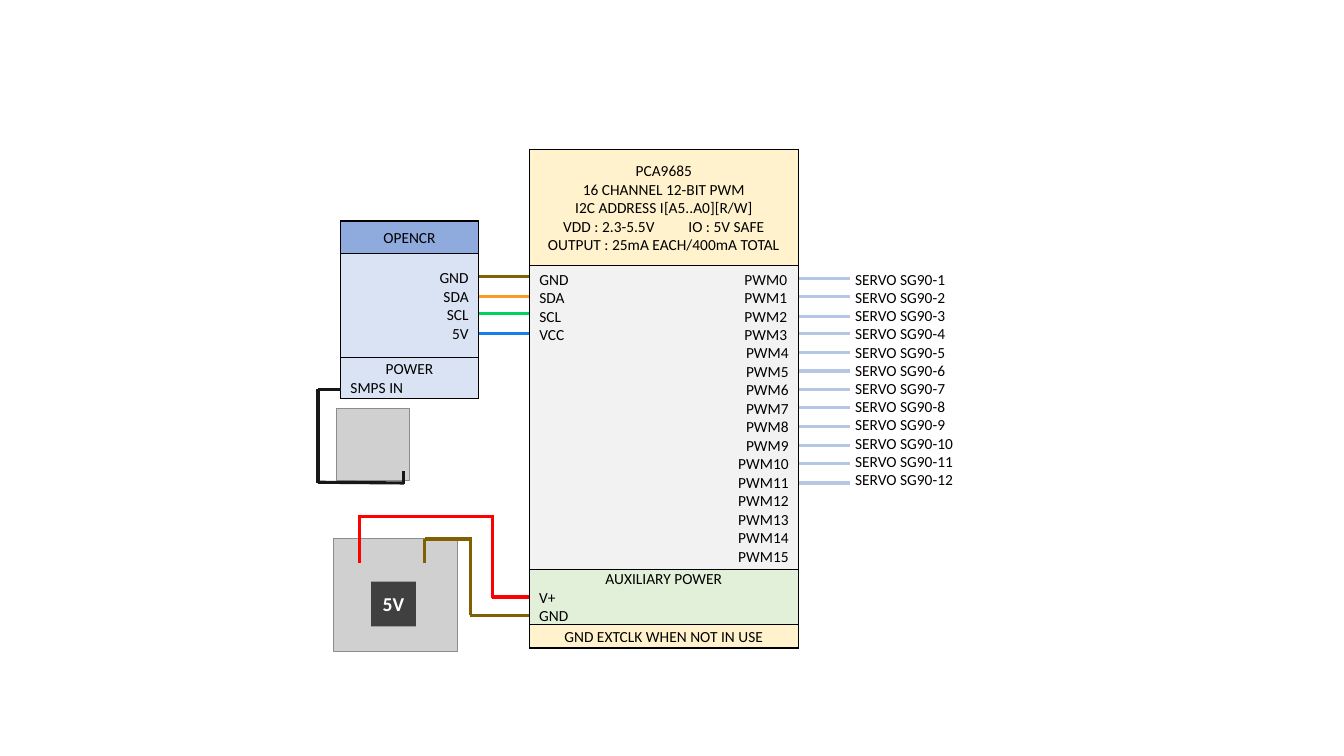
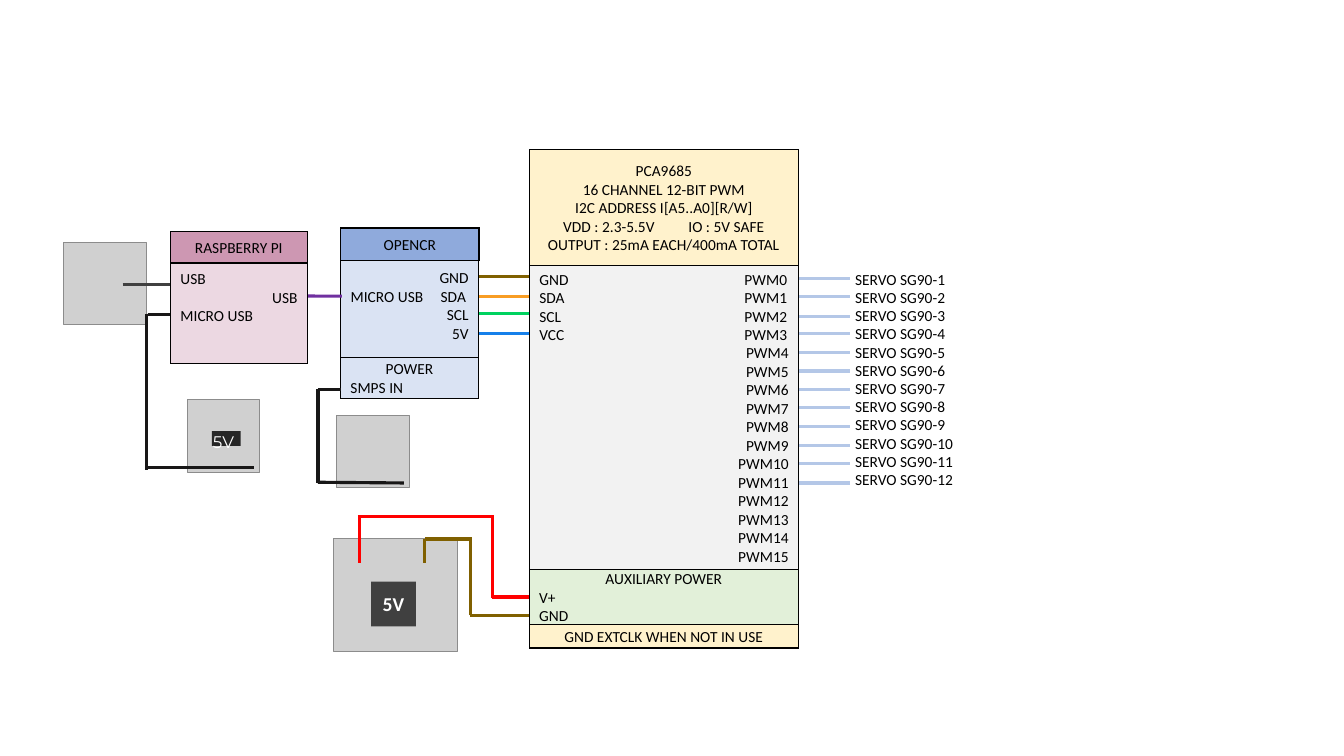
Before and after one commit to EnphantProdyge/S4H2021-SLIRUS, a slide deck: slide 1 of Electrics/Schéma_électrique.pptx. Drawn at 1344x756 pixels with LibreOffice and Linux fonts; fonts in the diff are those of the drawing; grey boxes stand for pictures. Boxes give left, top, right and bottom in pixels: in the first picture for what was removed or moved away, otherwise in the second. Text is boxed around its words. In the diff, an @@ line names an element or a change of style, - is before the commit and + after.

```diff
--- a/Electrics/Schéma_électrique.pptx
+++ b/Electrics/Schéma_électrique.pptx
@@ rectangle added at (170, 231, 308, 363), fill #ECD8E2, outline #000000 1 pt, 11 pt, text #000000 @@
+USB
+USB
+MICRO USB
@@ rectangle added at (170, 231, 308, 262), fill #CD97B2, outline #000000 1 pt, 11 pt, text #000000 @@
+RASPBERRY PI
@@ rectangle "OPENCR": place and size @@
-rectangle "OPENCR" at (341, 221, 479, 253)
+rectangle "OPENCR" at (341, 228, 480, 260)
@@ picture added at (64, 242, 146, 325) @@
@@ line added from (123, 284) to (170, 284), #404040 2.25 pt @@
@@ line added from (273, 296) to (342, 296), #7030A0 2.25 pt @@
@@ text in rectangle at (351, 292, 466, 302): text changed @@
-SDA
+MICRO USB SDA
@@ line added from (146, 314) to (146, 470), #181717 2.25 pt @@
@@ line added from (148, 315) to (170, 315), #181717 2.25 pt @@
@@ picture added at (188, 400, 260, 473) @@
@@ picture: place and size @@
-picture at (337, 408, 409, 481)
+picture at (337, 415, 409, 488)
@@ rectangle added at (212, 432, 241, 447), fill #262626 @@
@@ text added at (213, 436, 234, 452), 12 pt, text #FFFFFF @@
+5V
@@ line added from (146, 468) to (254, 468), #181717 2.25 pt @@
@@ line removed from (404, 485) to (404, 471) @@
```
Also in this commit, not shown: 7 other files.
